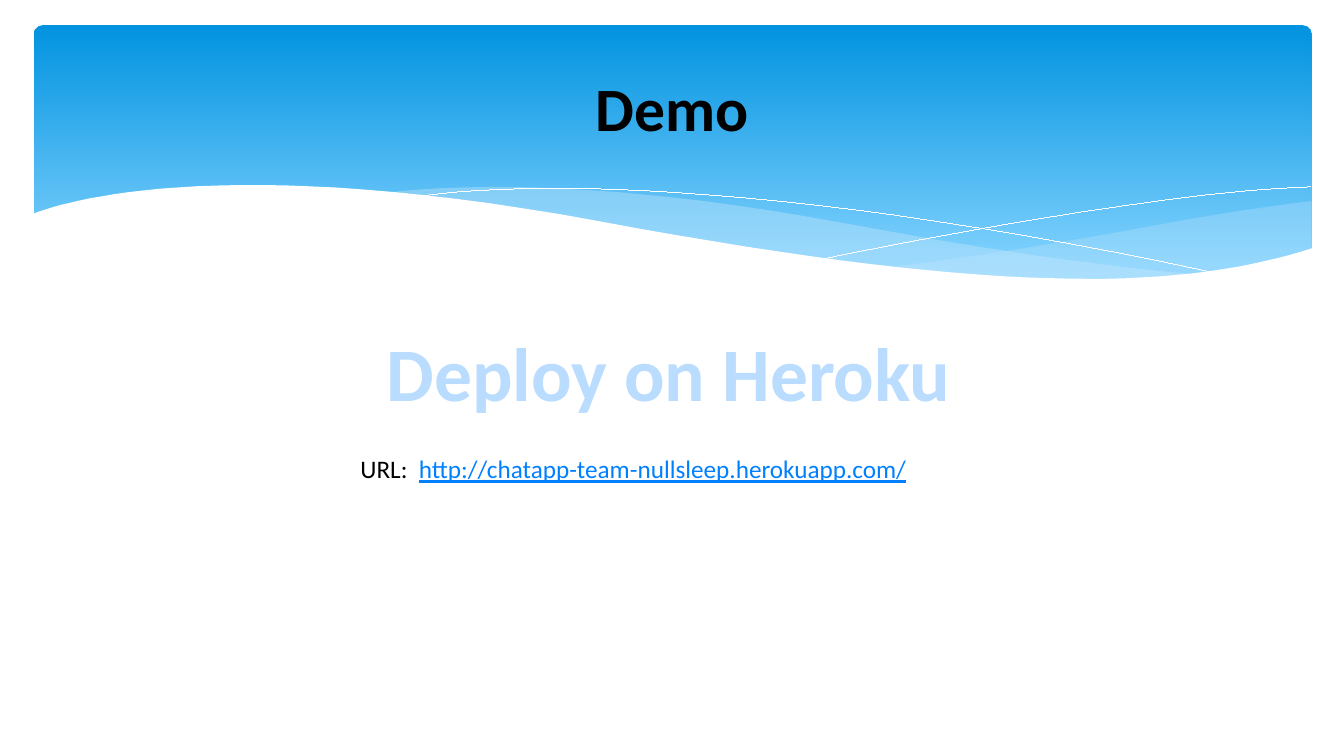
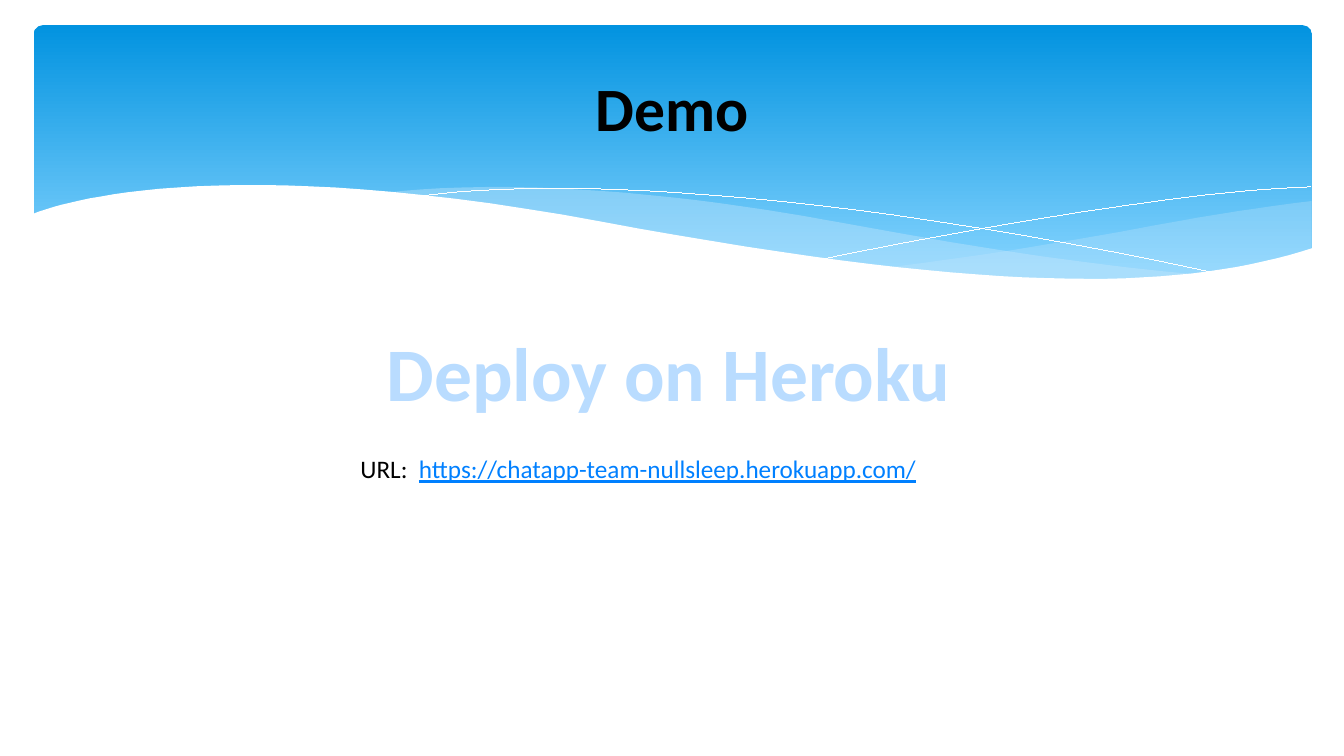
Before and after one commit to Gene-He/ChatApp, a slide deck: slide 9 of src/main/resources/HW10PPT.pptx. Drawn at 1344x756 pixels with LibreOffice and Linux fonts; fonts in the diff are those of the drawing. Boxes give left, top, right and bottom in pixels: in the first picture for what was removed or moved away, otherwise in the second. Text is boxed around its words. In the diff, an @@ line names an element or a change of style, - is before the commit and + after.

Commit message:
Use HTTPS as the wss is used

```diff
--- a/src/main/resources/HW10PPT.pptx
+++ b/src/main/resources/HW10PPT.pptx
@@ text at (360, 460, 916, 483): text changed @@
-URL: http://chatapp-team-nullsleep.herokuapp.com/
+URL: https://chatapp-team-nullsleep.herokuapp.com/
```
